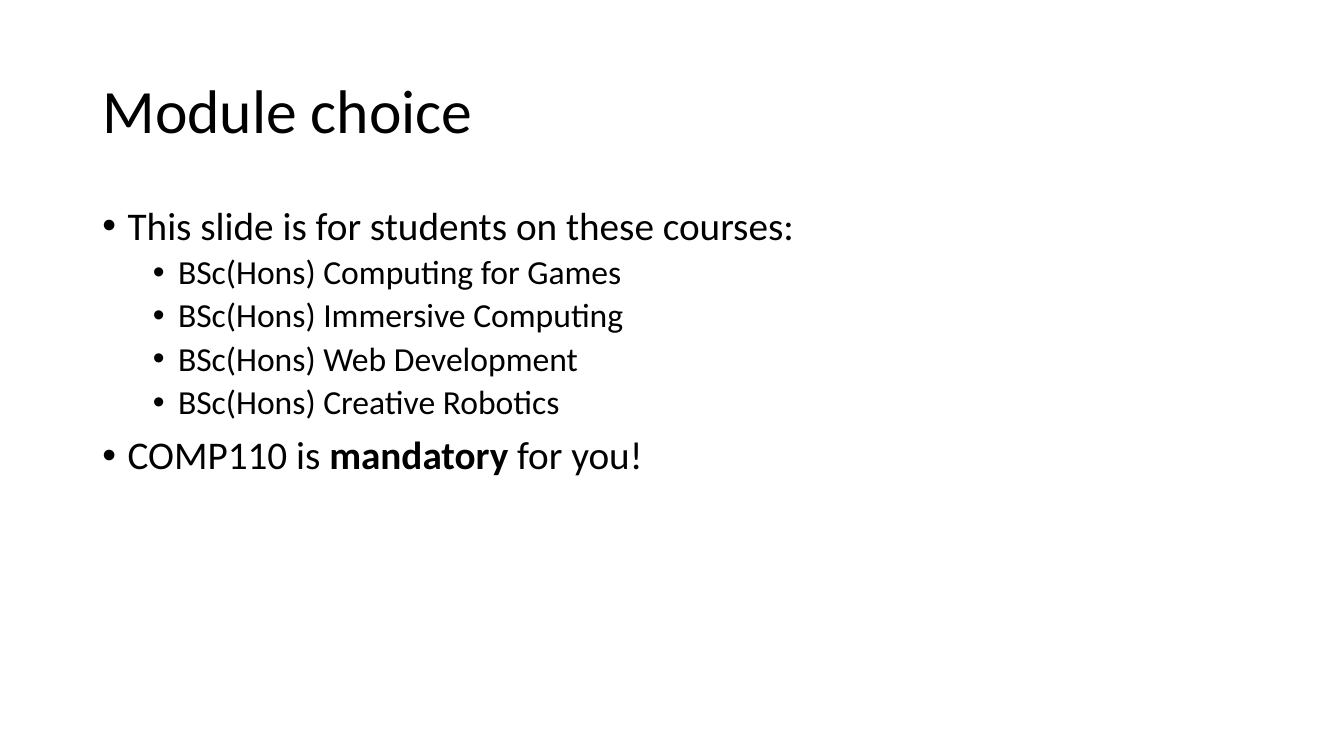
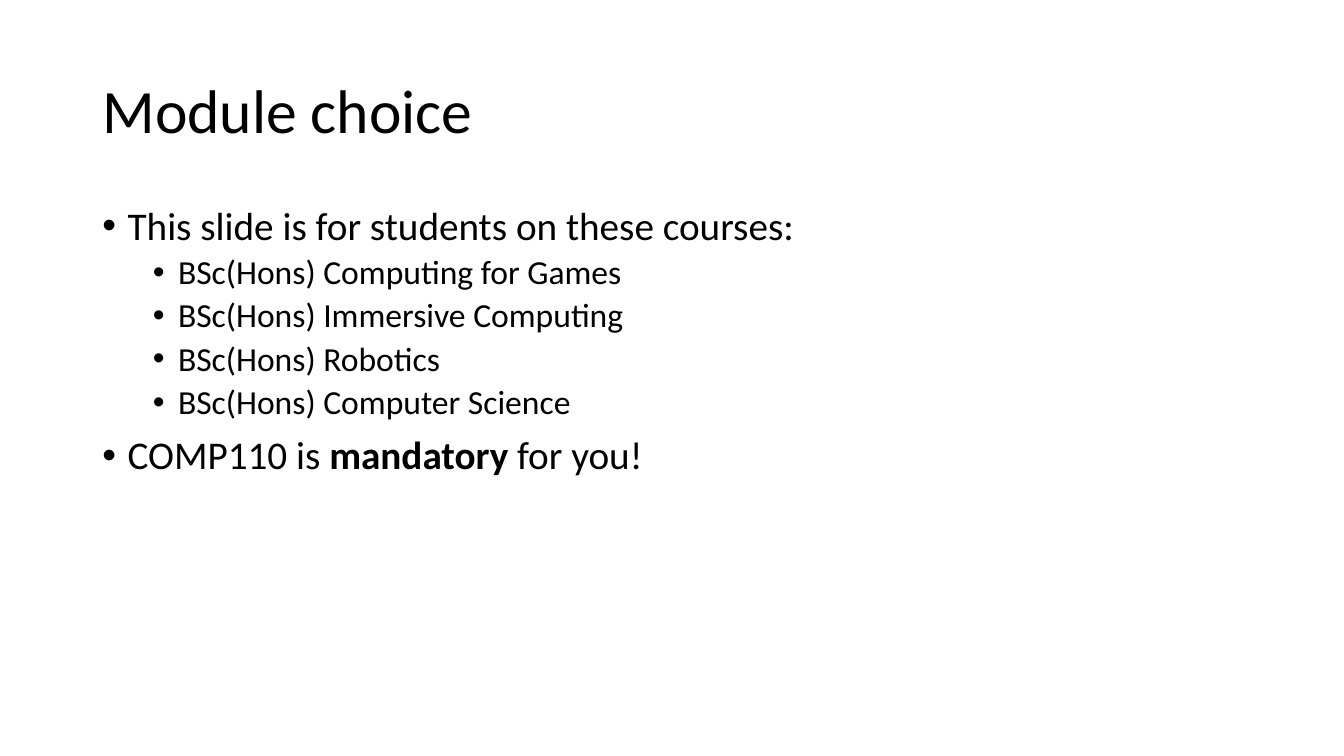
Before and after one commit to Falmouth-Games-Academy/bsc-course-materials, a slide deck: slide 4 of COMP110/01/induction.pptx. Drawn at 1344x756 pixels with LibreOffice and Linux fonts; fonts in the diff are those of the drawing. Boxes give left, top, right and bottom in pixels: in the first picture for what was removed or moved away, otherwise in the second. Text is boxed around its words. In the diff, an @@ line names an element or a change of style, - is before the commit and + after.

```diff
--- a/COMP110/01/induction.pptx
+++ b/COMP110/01/induction.pptx
@@ text at <box>178,346,571,420</box>: text changed @@
-  • BSc(Hons) Web Development
-  • BSc(Hons) Creative Robotics
+  • BSc(Hons) Robotics
+  • BSc(Hons) Computer Science
```
Also in this commit, not shown: 2 other slides changed.
